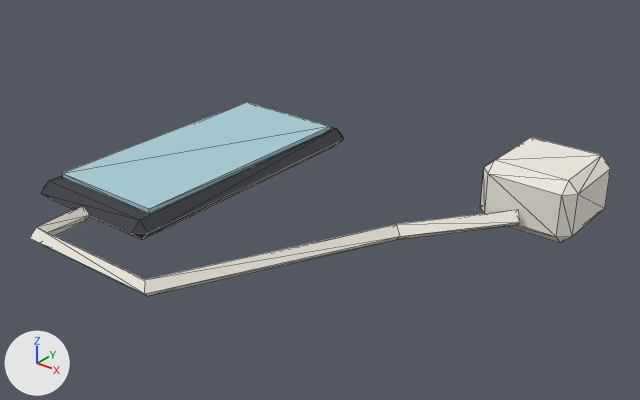
The glTF model assets/interiors/phone_charger_on_desk.glb as it was, and as the next commit left it.
Before and after are seen from a 50 mm lens placed at (0.236, -0.279, 0.186), pointed at (0.009, 0.005, 0.01). Lighting does not change. The marker at lower left points along +X, +Y and +Z. The picture after the commit comes second. Mesh edges are drawn as thin lines. Vertices at exactly the same position are counted once.

The first picture shows 'phone_charger_on_desk'.
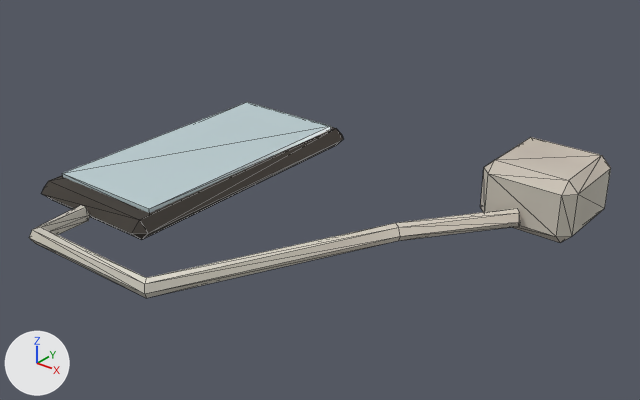
Location of each change, [x1, y1, x2, y2] in pixels of the pictures (640 x 400 px):
```json
{"object": "phone_charger_on_desk", "change": "reshaped", "before": [29, 102, 611, 296], "after": [29, 102, 611, 298]}
{"part": 1, "of": "me_phone_charger_on_desk", "change": "built on", "before": [29, 206, 520, 296], "after": [29, 205, 520, 298]}
{"part": 2, "of": "me_phone_charger_on_desk", "change": "recoloured", "before": [42, 127, 343, 235], "after": [42, 127, 343, 235]}
{"part": 3, "of": "me_phone_charger_on_desk", "change": "recoloured", "before": [62, 102, 331, 213], "after": [62, 102, 331, 213], "on screen": "cyan to pale blue"}
{"part": 4, "of": "me_phone_charger_on_desk", "change": "recoloured", "before": [480, 137, 611, 243], "after": [480, 137, 611, 243]}
```

Edits to the scene script, one JSON object a line:
```json
{"op": "add", "block": "img_phone_charger_on_desk_orm", "code": ["img_phone_charger_on_desk_orm = load_image('phone_charger_on_desk_orm', '_unpacked/phone_charger_on_desk_orm', 8, 8, 'Non-Color')"]}
{"op": "add", "block": "img_phone_charger_on_desk_basecolor", "code": ["img_phone_charger_on_desk_basecolor = load_image('phone_charger_on_desk_basecolor', '_unpacked/phone_charger_on_desk_basecolor', 16, 16, 'sRGB')"]}
{"op": "add", "block": "mat_pi_glass", "code": ["mat_pi_glass = principled_material('pi_glass')", "mat_pi_glass.base_color = (0.521, 0.644, 0.672)  # pale blue #bfd2d6", "mat_pi_glass.roughness = 0.26"]}
{"op": "add", "block": "mat_bld_iron", "code": ["mat_bld_iron = bpy.data.materials.new('bld_iron')", "# colours: dark grey #534e48", "# uses the picture img_phone_charger_on_desk_basecolor", "# uses the picture img_phone_charger_on_desk_orm"]}
{"op": "add", "block": "mat_i_offwhite", "code": ["mat_i_offwhite = bpy.data.materials.new('i_offwhite')", "# colours: white #fffff2", "# uses the picture img_phone_charger_on_desk_basecolor", "# uses the picture img_phone_charger_on_desk_orm"]}
{"block": "me_phone_charger_on_desk", "where": "# used by ob_phone_charger_on_desk; location = (0.0, 0.0, 0.0)"}
{"op": "remove", "block": "me_phone_charger_on_desk", "code": "me_phone_charger_on_desk.from_pydata(...)  # 68 vertices, 120 faces; spans x -0.11..0.11, y -0.093..0.093, z 0.0..0.03"}
{"op": "add", "block": "me_phone_charger_on_desk", "code": "me_phone_charger_on_desk.from_pydata(...)  # 78 vertices, 140 faces; spans x -0.11..0.11, y -0.093..0.093, z 0.0..0.03"}
{"block": "me_phone_charger_on_desk", "change": "me_phone_charger_on_desk part 1"}
{"block": "me_phone_charger_on_desk", "change": "10 vertices are removed from x -0.073..0.088, y -0.09..0.046, z 0.0..0.014"}
{"block": "me_phone_charger_on_desk", "change": "36 faces are deleted"}
{"block": "me_phone_charger_on_desk", "change": "20 vertices are added at x -0.075..0.089, y -0.091..0.048, z 0.0..0.014"}
{"block": "me_phone_charger_on_desk", "change": "56 new faces join them, mat_i_offwhite"}
{"block": "me_phone_charger_on_desk", "change": "me_phone_charger_on_desk part 2: 28 faces spanning x -0.11..-0.035, y -0.064..0.086, z 0.0..0.01 switch from mat_charcoal (dark grey #3b3e44) to mat_bld_iron"}
{"block": "me_phone_charger_on_desk", "change": "me_phone_charger_on_desk part 3: 12 faces spanning x -0.104..-0.041, y -0.052..0.078, z 0.009..0.012 switch from mat_glass (cyan #a9cdd6) to mat_pi_glass (pale blue #bfd2d6)"}
{"block": "me_phone_charger_on_desk", "change": "me_phone_charger_on_desk part 4: 44 faces spanning x 0.065..0.11, y 0.048..0.093, z 0.0..0.03 switch from mat_cloth_white (white #efebe1) to mat_i_offwhite"}
```
